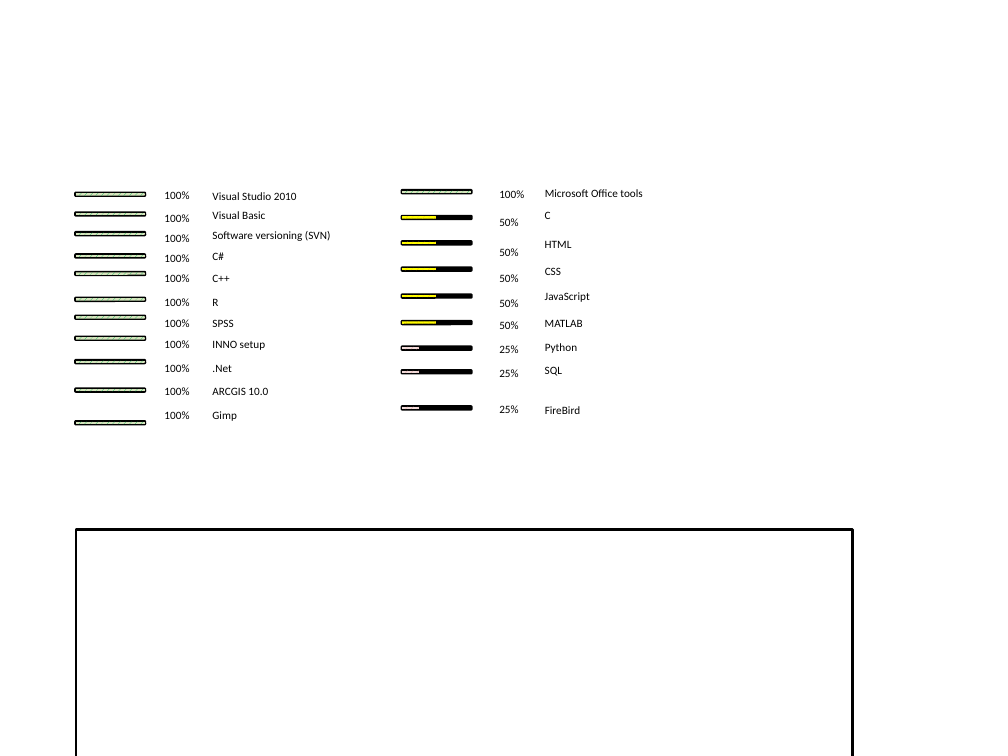
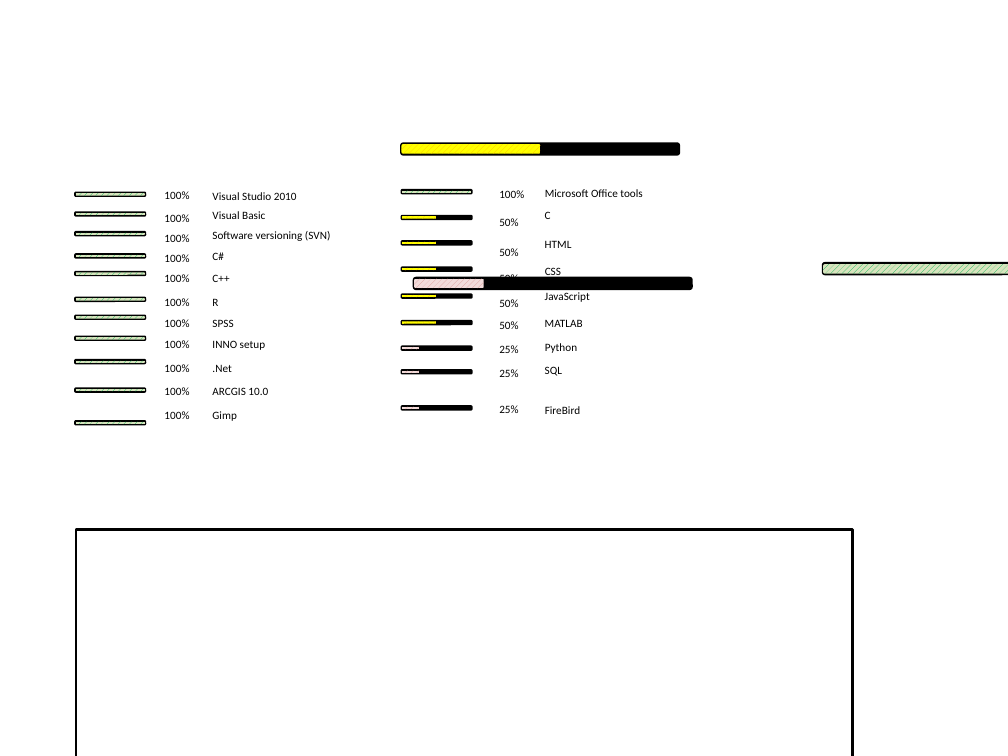
Before and after one commit to ArjandeBruijn/OnlineResume, a slide deck: slide 2 of WebApp/images/ProgressBars/progresbars.pptx. Drawn at 1008x756 pixels with LibreOffice and Linux fonts; fonts in the diff are those of the drawing. Boxes give left, top, right and bottom in pixels: in the first picture for what was removed or moved away, otherwise in the second. Text is boxed around its words. In the diff, an @@ line names an element or a change of style, - is before the commit and + after.

```diff
--- a/WebApp/images/ProgressBars/progresbars.pptx
+++ b/WebApp/images/ProgressBars/progresbars.pptx
@@ rounded rectangle added at (401, 144, 678, 154), fill #000000, outline #000000 2 pt @@
@@ rounded rectangle added at (401, 144, 540, 153), fill pattern #FFC000 on #FFFF00 @@
@@ rounded rectangle added at (824, 263, 1008, 273), fill #000000, outline #000000 2 pt @@
@@ rounded rectangle added at (824, 264, 1008, 273), fill pattern #00B050 on #D7E4BD @@
@@ rounded rectangle added at (414, 278, 691, 288), fill #000000, outline #000000 2 pt @@
@@ rounded rectangle added at (414, 278, 484, 287), fill pattern #D99694 on #F2DCDB @@
```
Also in this commit, not shown: 1 other slide changed, 11 other files.
